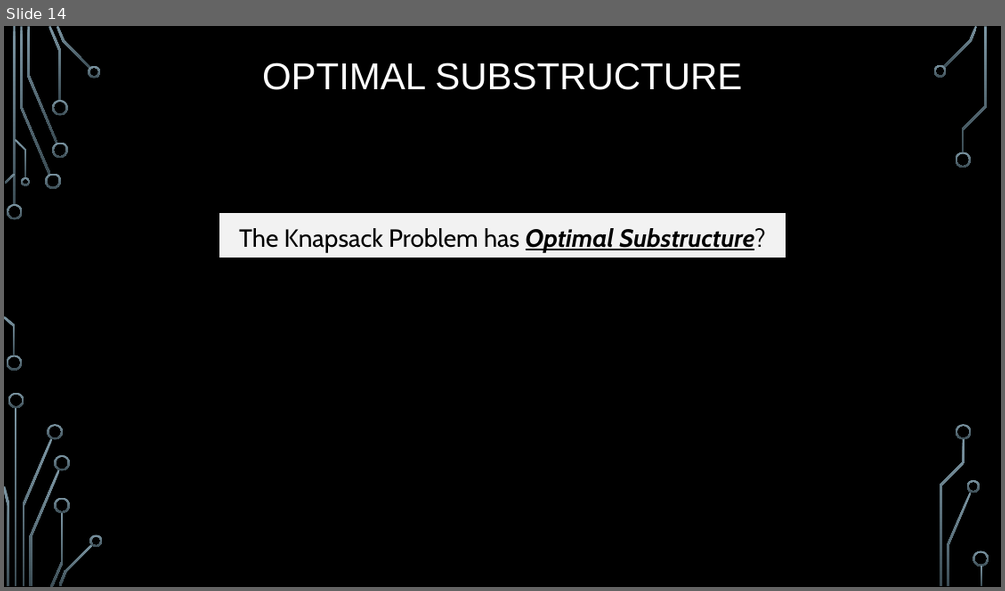
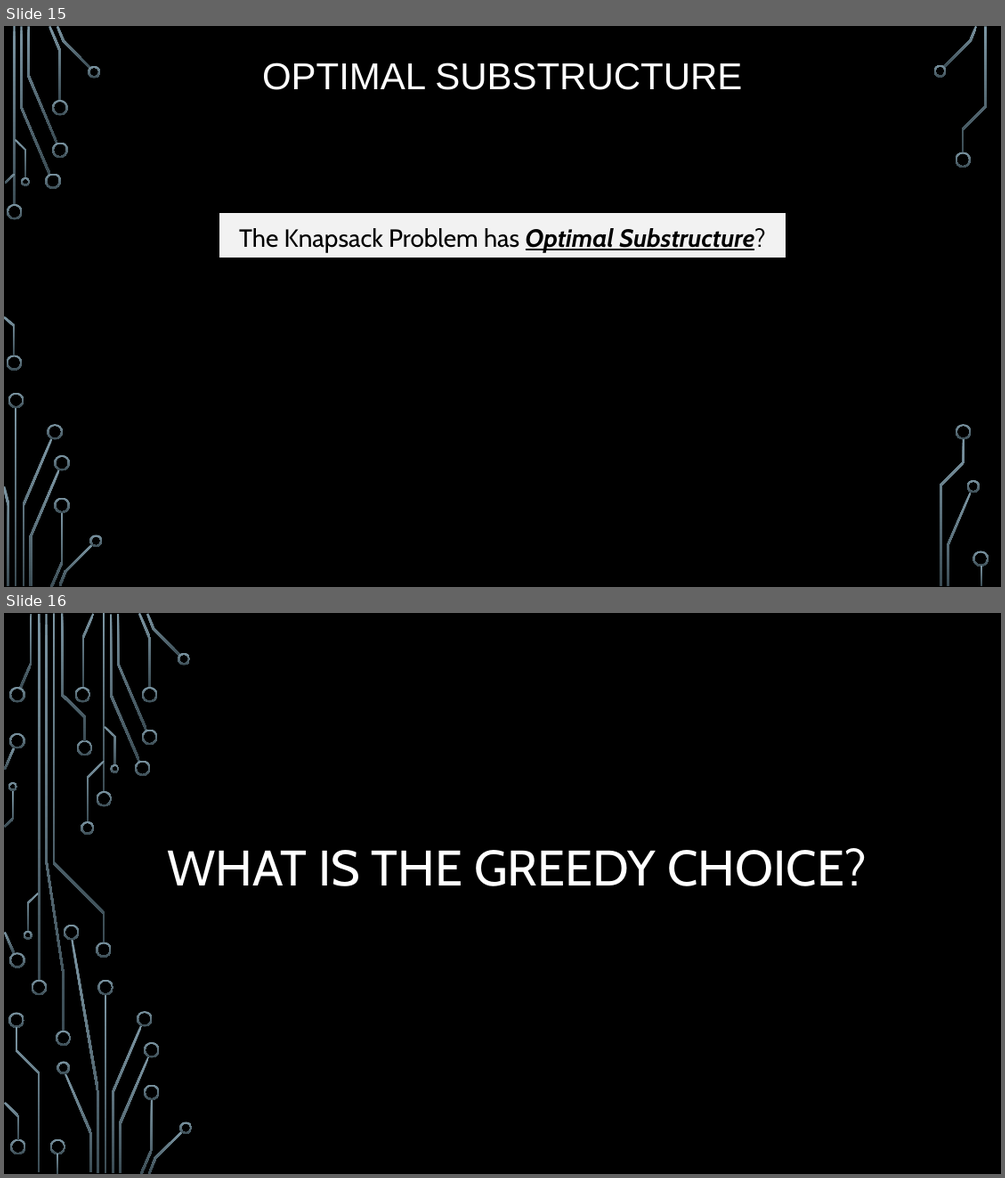
Before and after one commit to markfloryan/dsa2, a slide deck: slides/04-5-KnapsackGreedy.pptx. Shown one above the other, each under a label of ours: slide 14 before the commit, slides 15 and 16 after it. The pictures are 1005x591 and 1005x1178 pixels, drawn with LibreOffice and Linux fonts; fonts in the diff are those of the drawing; background and template pictures are left out. Boxes give left, top, right and bottom in pixels: in the first picture for what was removed or moved away, otherwise in the second. Text is boxed around its words. In the diff, an @@ line names an element or a change of style, - is before the commit and + after.

```diff
--- a/slides/04-5-KnapsackGreedy.pptx
+++ b/slides/04-5-KnapsackGreedy.pptx
@@ slide 16 added at (4,613,1001,1174), background picture (left out) @@
@@ title added at (167,848,866,886), 48 pt, text #FFFFFF @@
+WHAT IS THE GREEDY CHOICE?
@@ group added at (4,613,193,1174): 50 freeform shapes, 4 rectangles @@
@@ what was slide 14 is now slide 15 @@
```
Also in this commit, not shown: 4 slides changed, 11 other slides added, 8 slides removed, 4 other files.
